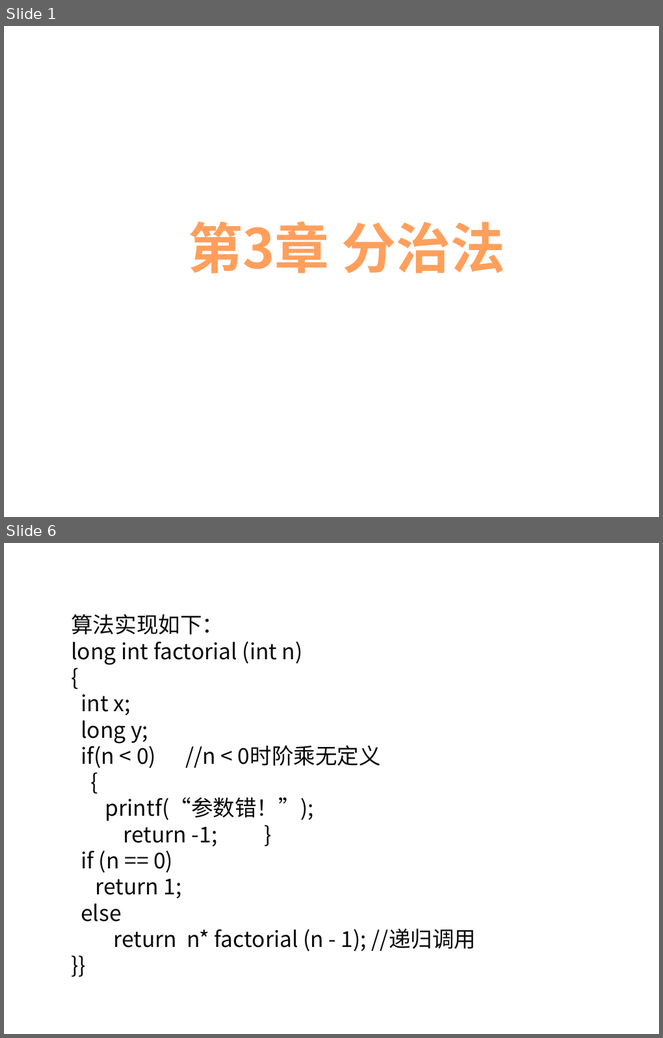
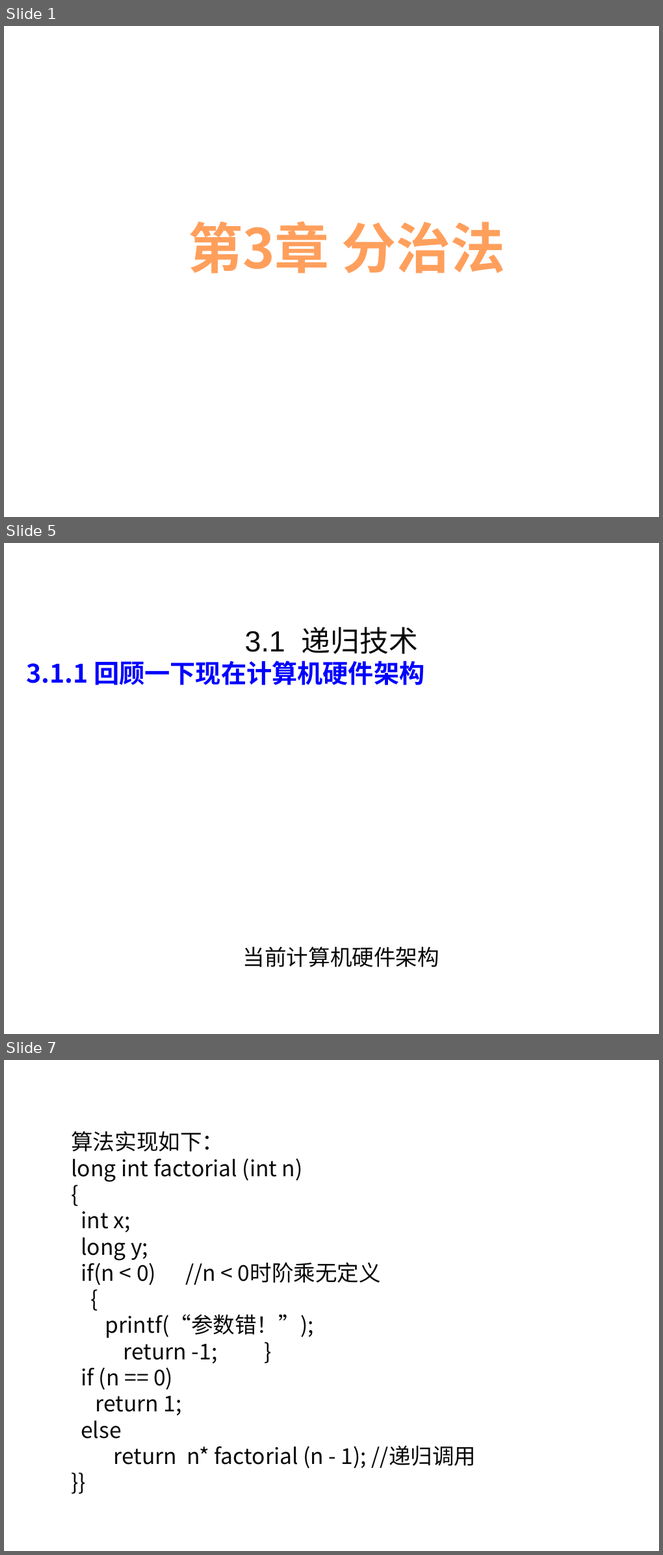
Before and after one commit to liutongling/DP, a slide deck: file/第3章 分治法计1.pptx. Shown one above the other, each under a label of ours: slides 1 and 6 before the commit, slides 1, 5 and 7 after it; the slides between them are not shown. The pictures are 663x1038 and 663x1555 pixels, drawn with LibreOffice and Linux fonts; fonts in the diff are those of the drawing; background and template pictures are left out. Boxes give left, top, right and bottom in pixels: in the first picture for what was removed or moved away, otherwise in the second. Text is boxed around its words. In the diff, an @@ line names an element or a change of style, - is before the commit and + after.

```diff
--- a/file/第3章 分治法计1.pptx
+++ b/file/第3章 分治法计1.pptx
@@ slide 5 added at (4,543,659,1034), background #FFFFFF @@
@@ text added at (245,627,418,654), 32 pt, text #080808 @@
+3.1 递归技术
@@ text added at (27,661,425,685), 28 pt, text #0000FF, bold @@
+3.1.1 回顾一下现在计算机硬件架构
@@ text added at (243,947,440,967), 24 pt, text #080808 @@
+当前计算机硬件架构
@@ what was slide 6 is now slide 7 @@
```
Also in this commit, not shown: 3 slides changed, 1 other slide added, 1 slide removed.
